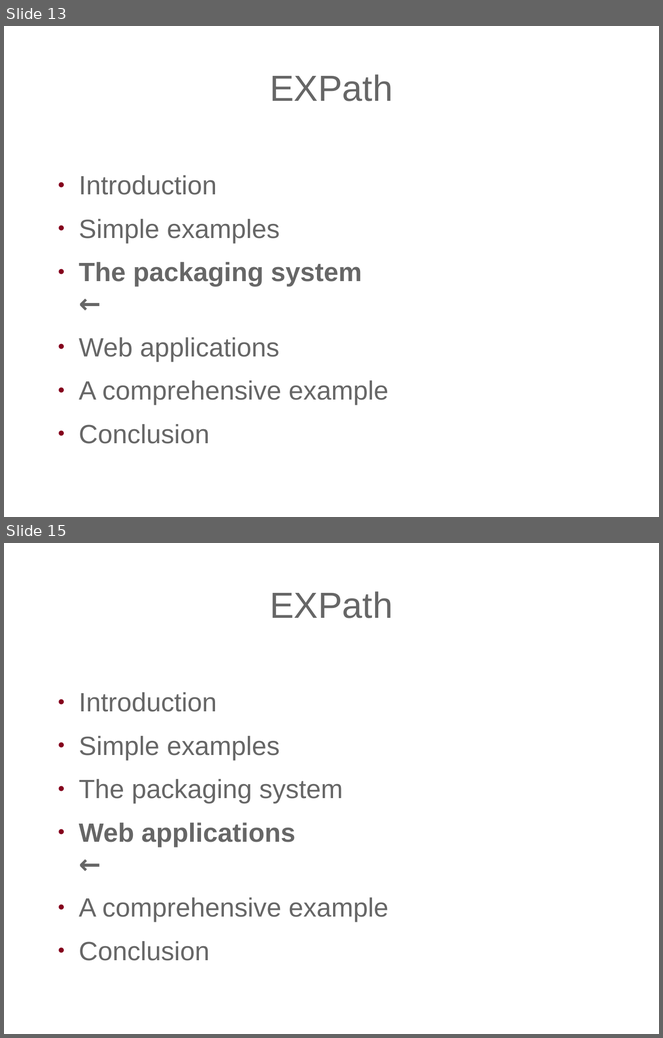
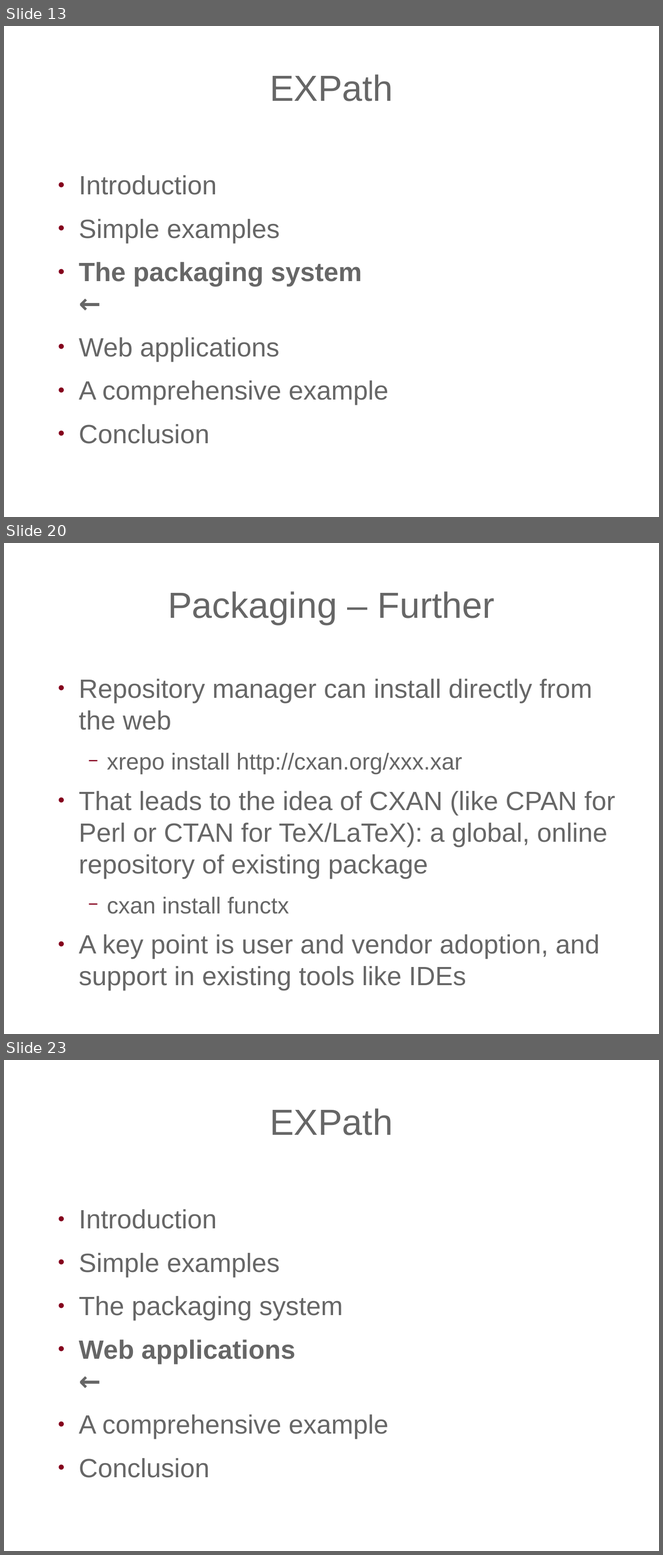
Before and after one commit to expath/expath-www, a slide deck: misc/2010-prague/presentation/fgeorges-expath.odp. Shown one above the other, each under a label of ours: slides 13 and 15 before the commit, slides 13, 20 and 23 after it; the slides between them are not shown. The pictures are 663x1038 and 663x1555 pixels, drawn with LibreOffice and Linux fonts; fonts in the diff are those of the drawing; background and template pictures are left out. Boxes give left, top, right and bottom in pixels: in the first picture for what was removed or moved away, otherwise in the second. Text is boxed around its words. In the diff, an @@ line names an element or a change of style, - is before the commit and + after.

```diff
--- a/misc/2010-prague/presentation/fgeorges-expath.odp
+++ b/misc/2010-prague/presentation/fgeorges-expath.odp
@@ slide 20 added at (4, 543, 659, 1034), background picture (left out) @@
@@ title added at (168, 591, 495, 625), 44 pt, text #666666 @@
+Packaging – Further
@@ text added at (79, 679, 615, 991), 32 pt, text #666666 @@
+● Repository manager can install directly from the web
+  − xrepo install http://cxan.org/xxx.xar
+● That leads to the idea of CXAN (like CPAN for Perl or CTAN for TeX/LaTeX): a global, online repository of existing package
+  − cxan install functx
+● A key point is user and vendor adoption, and support in existing tools like IDEs
@@ what was slide 15 is now slide 23 @@
```
Also in this commit, not shown: 2 slides changed, 14 other slides added, 39 slides removed.
